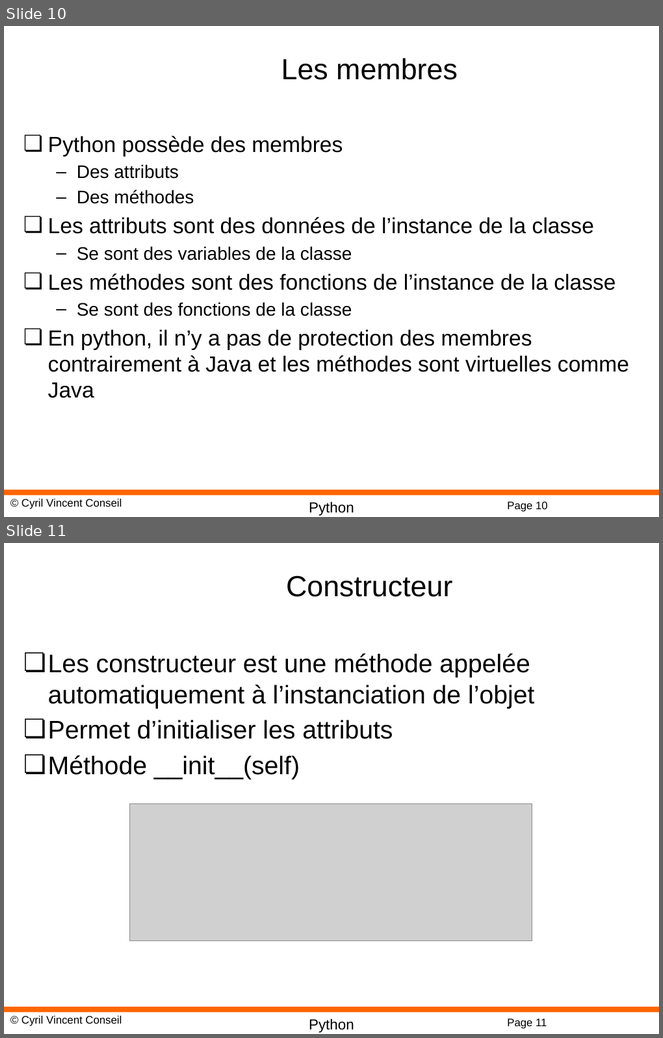
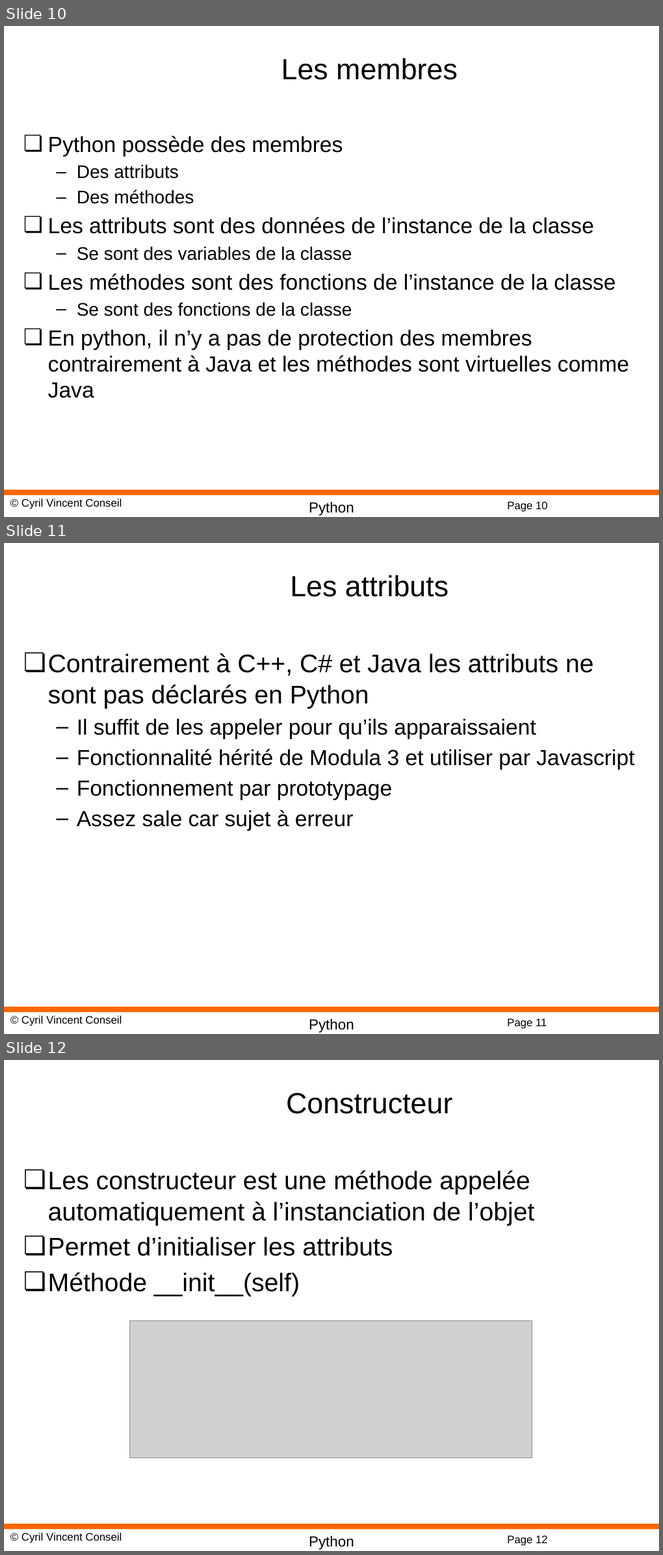
Before and after one commit to cyrilvincent/python, a slide deck: ppt/Python08-OO.pptx. Shown one above the other, each under a label of ours: slides 10 and 11 before the commit, slides 10, 11 and 12 after it. The pictures are 663x1038 and 663x1555 pixels, drawn with LibreOffice and Linux fonts; fonts in the diff are those of the drawing; grey boxes stand for pictures; background and template pictures are left out. Boxes give left, top, right and bottom in pixels: in the first picture for what was removed or moved away, otherwise in the second. Text is boxed around its words. In the diff, an @@ line names an element or a change of style, - is before the commit and + after.

```diff
--- a/ppt/Python08-OO.pptx
+++ b/ppt/Python08-OO.pptx
@@ slide 11 added at (4, 543, 659, 1034), background #FFFFFF; not listed: 4 template elements that a slide beside it also shows @@
@@ title added at (290, 575, 449, 597), 32 pt, text #000000 @@
+Les attributs
@@ text added at (48, 653, 634, 831), 24 pt, text #000000 @@
+❏ Contrairement à C++, C# et Java les attributs ne sont pas déclarés en Python
+  – Il suffit de les appeler pour qu’ils apparaissaient
+  – Fonctionnalité hérité de Modula 3 et utiliser par Javascript
+  – Fonctionnement par prototypage
+  – Assez sale car sujet à erreur
@@ what was slide 11 is now slide 12 @@
@@ page number at (507, 1536, 548, 1546): text changed @@
-Page 11
+Page 12
```
Also in this commit, not shown: 3 slides changed, 10 other slides added, 51 other files.
